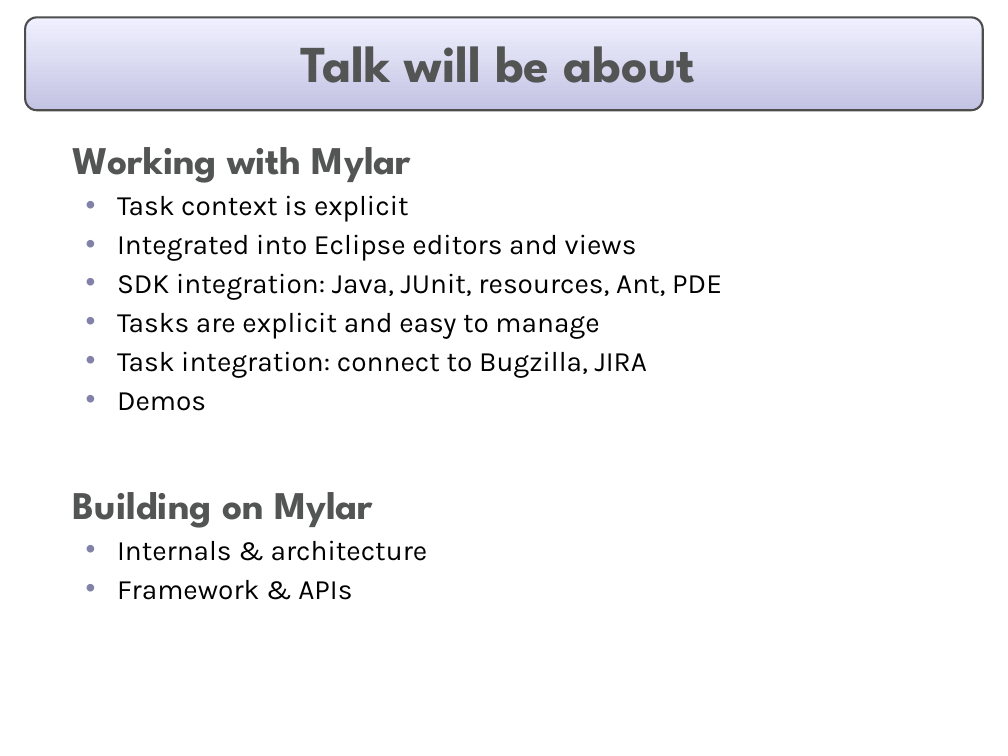
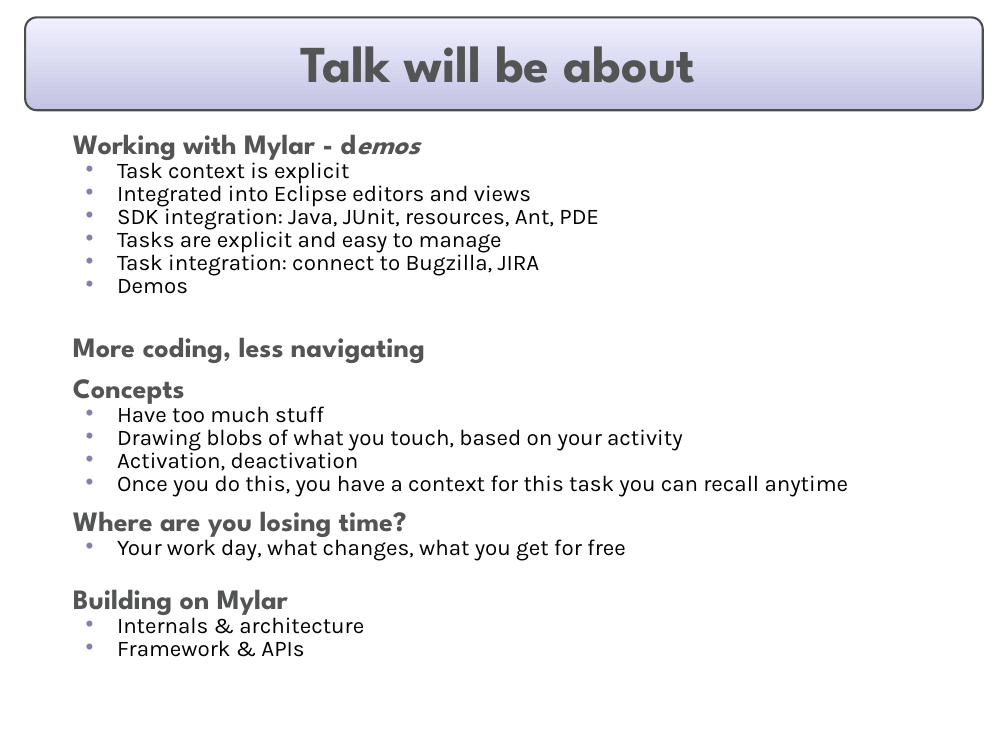
Before and after one commit to eclipse-mylyn/mylyn-website, a slide deck: slide 4 of publications/2006-03-mylar-eclipsecon.ppt. Drawn at 1008x756 pixels with LibreOffice and Linux fonts; fonts in the diff are those of the drawing. Boxes give left, top, right and bottom in pixels: in the first picture for what was removed or moved away, otherwise in the second. Text is boxed around its words. In the diff, an @@ line names an element or a change of style, - is before the commit and + after.

Commit message:
Progress on: prepare eclipsecon talk and slides

```diff
--- a/publications/2006-03-mylar-eclipsecon.ppt
+++ b/publications/2006-03-mylar-eclipsecon.ppt
@@ text at box(73, 134, 315, 163): text changed; size 28 to 20 pt @@
-  Working with Mylar
+  Working with Mylar - demos
@@ text at box(73, 157, 599, 657): size 20 to 16 pt in "Task context is explicit", "Integrated into Eclipse editors and views", "SDK integration: Java, JUnit, resources, Ant, PDE", "Tasks are explicit and easy to manage" and 4 more places; size 28 to 20 pt in "Building on Mylar"; line spacing 1 to 0.7; less space between paragraphs @@
@@ text at box(73, 337, 849, 561): paragraphs added @@
+  More coding, less navigating
+  Concepts
+  • Have too much stuff
+  • Drawing blobs of what you touch, based on your activity
+  • Activation, deactivation
+  • Once you do this, you have a context for this task you can recall anytime
+  Where are you losing time?
+  • Your work day, what changes, what you get for free
```
Also in this commit, not shown: 9 other slides changed, 5 slides added.
